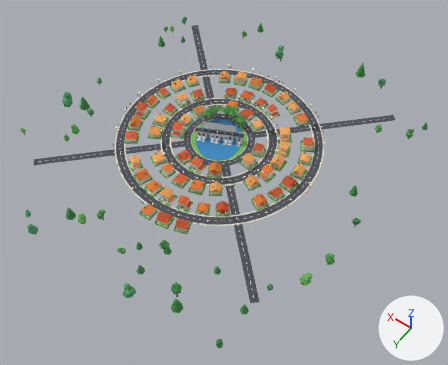
Renders of the glTF model towns/nellore.glb from each side of a commit.
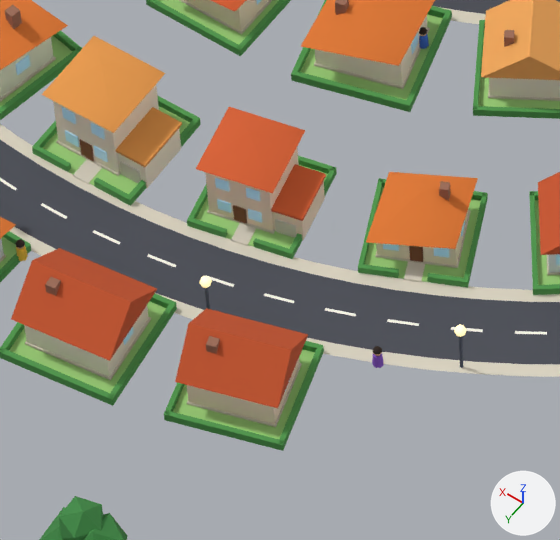
The first picture shows the older version from a 50 mm lens placed at (-163.2, 223.3, 307.2), pointed at (-19.0, 21.4, -10.1). The close-ups show the older and then the newer version on the part from 35% to 49% of the width and 50% to 67% of the height of that picture. Only the edits that show in the close-ups are written down. Every picture has the same lights, and +X, +Y and +Z are marked at lower right. Where no turn or scale is listed for an object, it has been applied to the vertices.
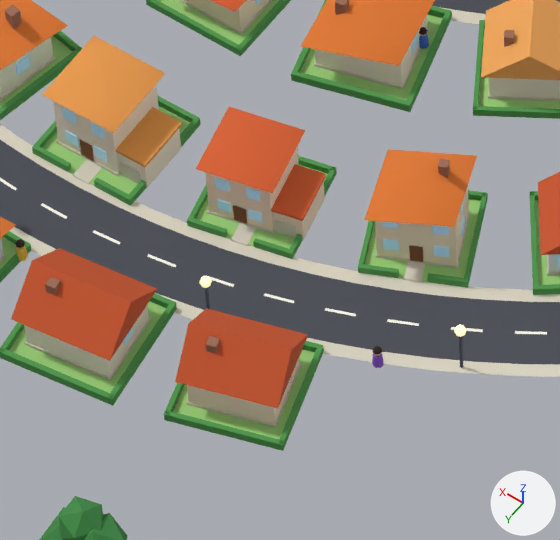
Changed parts and their boxes (x1, y1, x2, y2) in the close-ups (560 x 540 px):
'Mesh_28.006', moved
    before: (366, 172, 478, 249)
    after: (364, 149, 477, 227)
'Mesh_20.039', moved
    before: (439, 181, 451, 201)
    after: (438, 159, 450, 178)
'Mesh_19.082', moved (not visible afterwards)
    before: (123, 327, 133, 345)
'Mesh_31.006', unchanged, uncovered by the edit
    before: (376, 208, 469, 266)
    after: (375, 186, 469, 266)

Edits to the bpy script that builds the scene:
```text
Change ob_mesh_19_082:
    ob_mesh_19_082.location: (-14.97, 71.52, 2.066) -> (-26.1, 68.25, 1.965)
Change ob_mesh_20_039:
    ob_mesh_20_039.location: (-26.56, 50.74, 4.413) -> (-26.56, 50.74, 7.042)
Change ob_mesh_28_006:
    ob_mesh_28_006.location: (-25.54, 52.07, 4.131) -> (-25.54, 52.07, 6.76)
```
